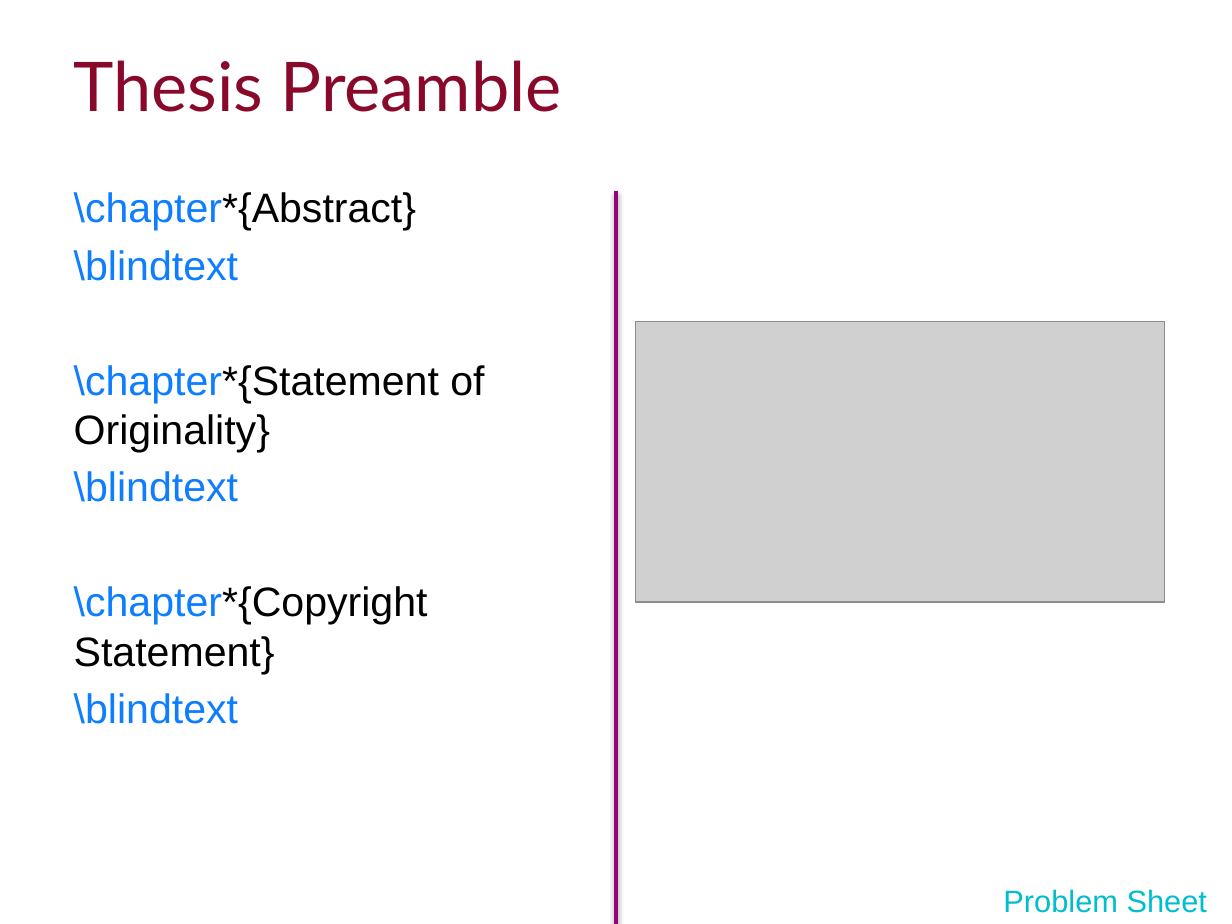
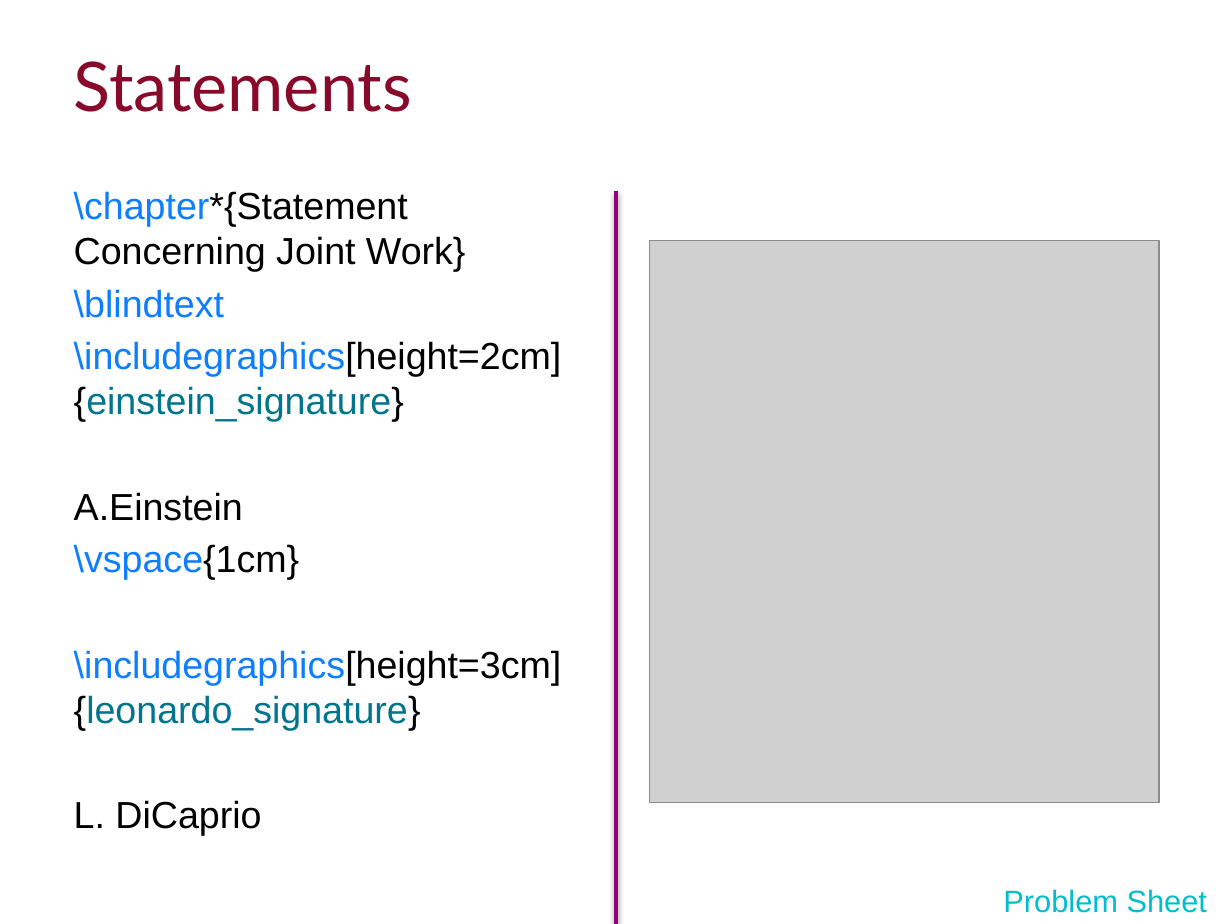
Before and after one commit to ImperialCollegeLondon/RCDS-writing-theses-in-latex, a slide deck: slide 15 of Writing Theses in Latex Slides.pptx. Drawn at 1232x924 pixels with LibreOffice and Linux fonts; fonts in the diff are those of the drawing; grey boxes stand for pictures; background and template pictures are left out. Boxes give left, top, right and bottom in pixels: in the first picture for what was removed or moved away, otherwise in the second. Text is boxed around its words. In the diff, an @@ line names an element or a change of style, - is before the commit and + after.

```diff
--- a/Writing Theses in Latex Slides.pptx
+++ b/Writing Theses in Latex Slides.pptx
@@ title at (74,61,412,112): text changed @@
-Thesis Preamble
+Statements
@@ text at (74,191,466,271): text changed; size 24 to 22 pt @@
-\chapter*{Abstract}
+\chapter*{Statement Concerning Joint Work}
@@ picture added at (649,240,1159,802) @@
@@ text at (74,289,224,318): size 24 to 22 pt in "\blindtext" @@
@@ picture removed at (636,322,1164,602) @@
@@ text at (74,341,562,836): text changed; size 24 to 22 pt @@
-\chapter*{Statement of Originality}
-\blindtext
-\chapter*{Copyright Statement}
-\blindtext
+\includegraphics[height=2cm] {einstein_signature}
+A.Einstein
+\vspace{1cm}
+\includegraphics[height=3cm] {leonardo_signature}
+L. DiCaprio
```
Also in this commit, not shown: 9 other slides changed, 2 slides added, 1 slide removed.
